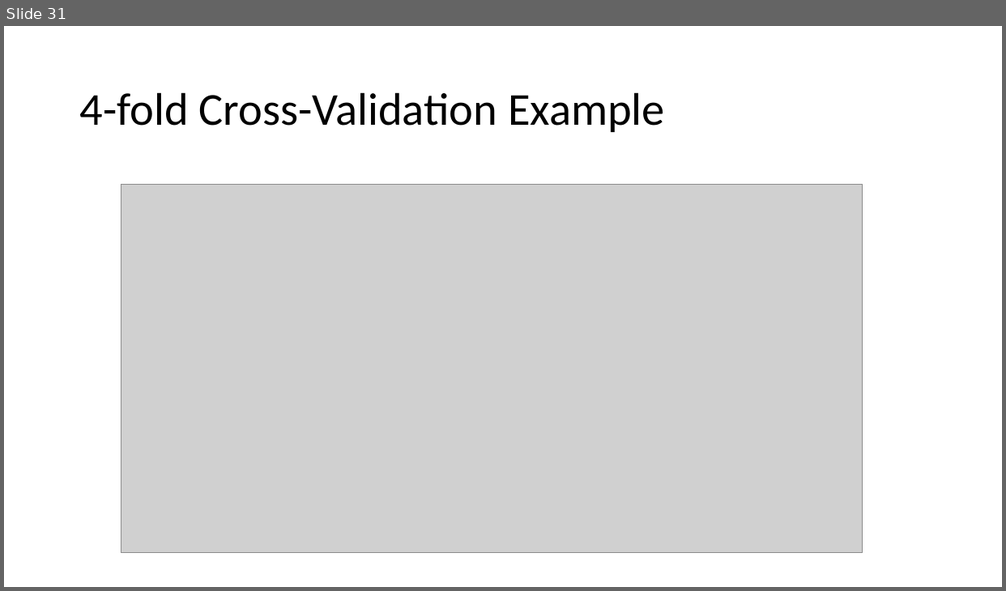
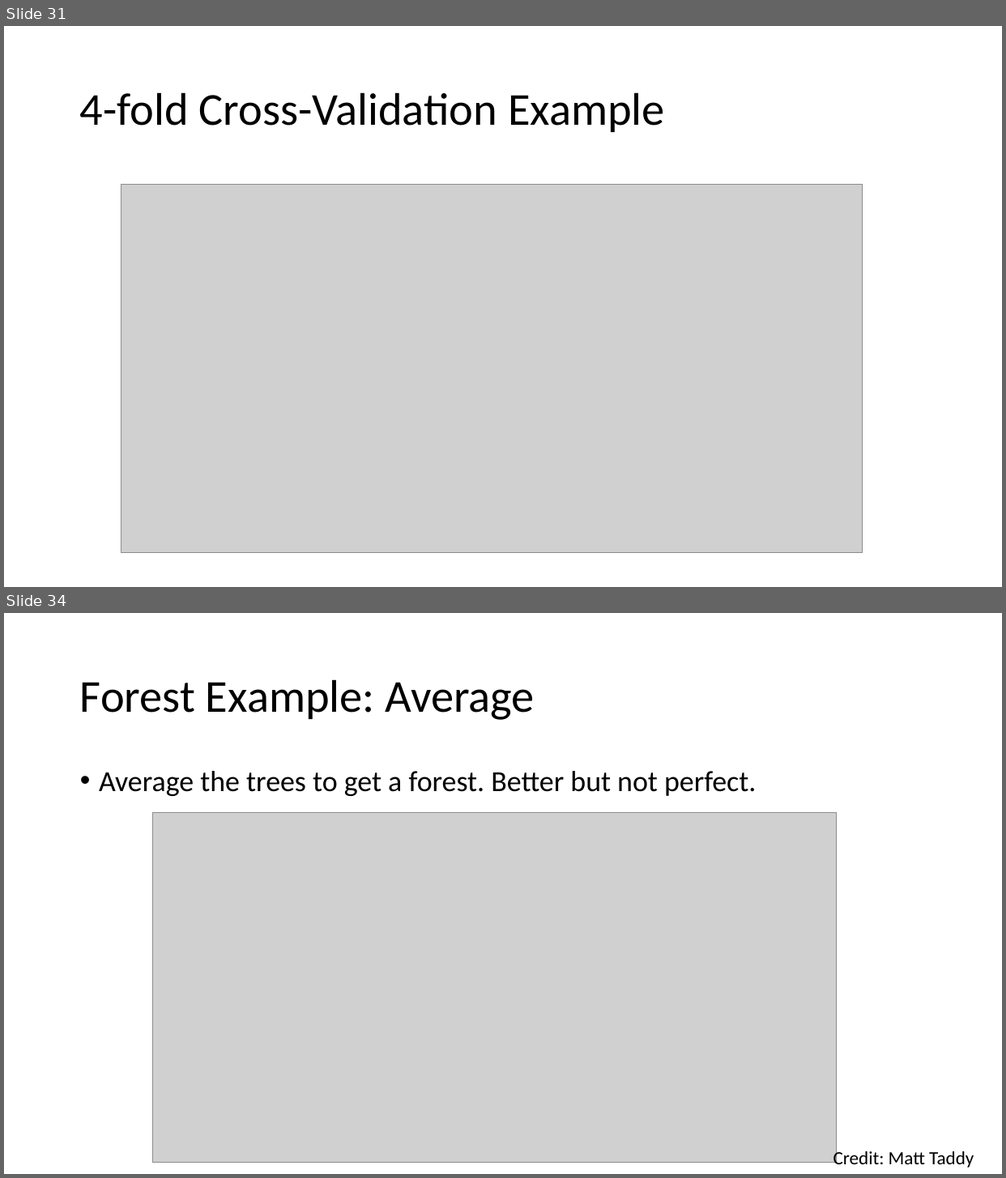
Before and after one commit to msr-ds3/coursework, a slide deck: week3/Wk 3, Lecture 1.pptx. Shown one above the other, each under a label of ours: slide 31 before the commit, slides 31 and 34 after it; the slides between them are not shown. The pictures are 1006x591 and 1006x1178 pixels, drawn with LibreOffice and Linux fonts; fonts in the diff are those of the drawing; grey boxes stand for pictures. Boxes give left, top, right and bottom in pixels: in the first picture for what was removed or moved away, otherwise in the second. Text is boxed around its words. In the diff, an @@ line names an element or a change of style, - is before the commit and + after.

```diff
--- a/week3/Wk 3, Lecture 1.pptx
+++ b/week3/Wk 3, Lecture 1.pptx
@@ slide 34 added at box(4, 613, 1002, 1174), background #FFFFFF @@
@@ title added at box(80, 679, 535, 720), 44 pt, text #000000 @@
+Forest Example: Average
@@ text added at box(99, 771, 756, 796), 28 pt, text #000000 @@
+• Average the trees to get a forest. Better but not perfect.
@@ picture added at box(152, 812, 837, 1162) @@
@@ text added at box(833, 1148, 974, 1168), 18 pt, text #000000 @@
+Credit: Matt Taddy
```
Also in this commit, not shown: 2 other slides added.
